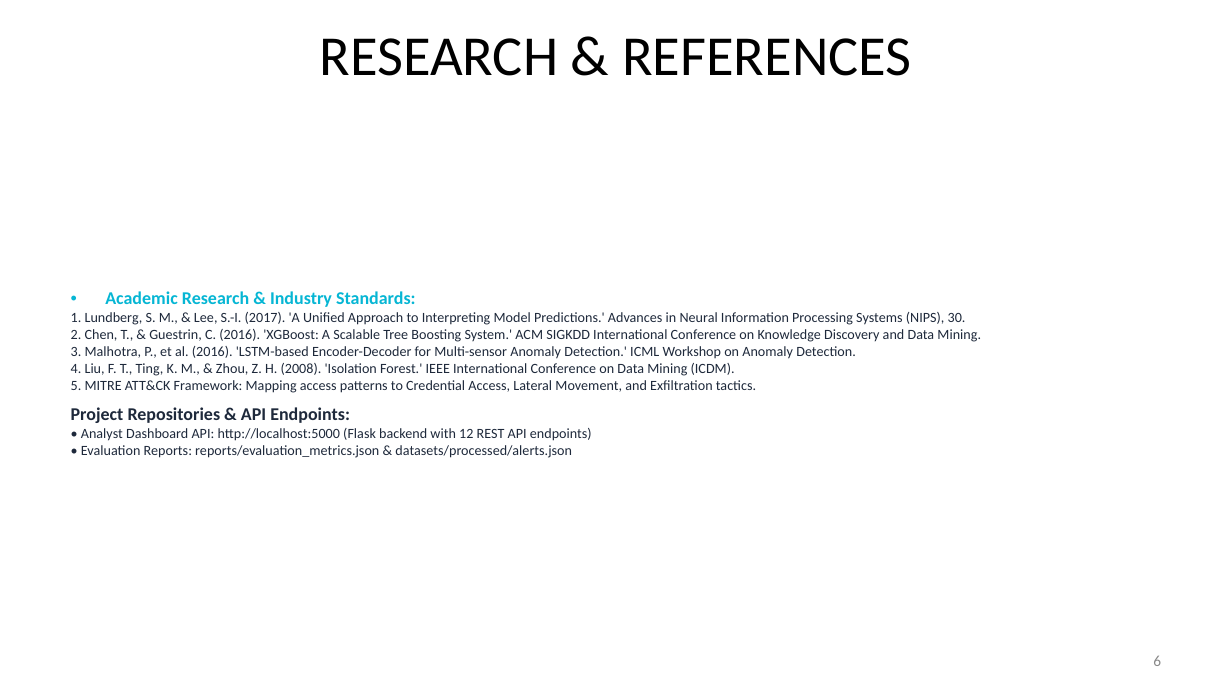
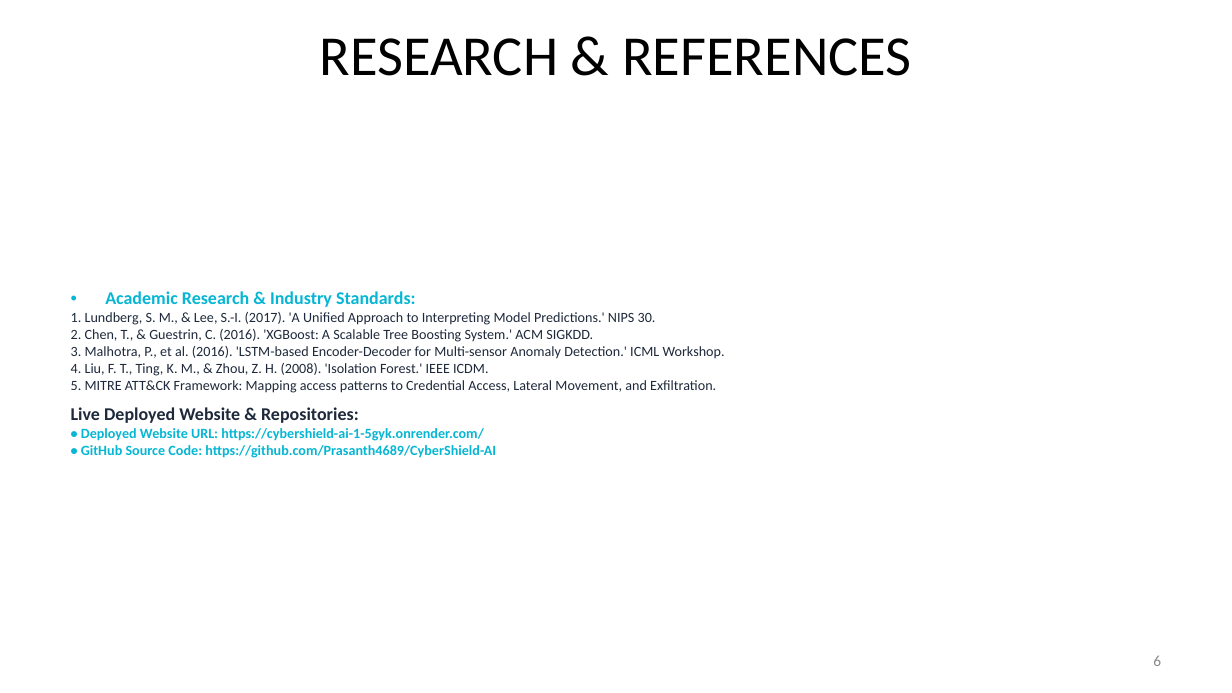
Before and after one commit to Prasanth4689/CyberShield-AI, a slide deck: slide 6 of CyberShield_AI_Idea_Submission.pptx. Drawn at 1232x693 pixels with LibreOffice and Linux fonts; fonts in the diff are those of the drawing. Boxes give left, top, right and bottom in pixels: in the first picture for what was removed or moved away, otherwise in the second. Text is boxed around its words. In the diff, an @@ line names an element or a change of style, - is before the commit and + after.

Commit message:
Update Solution Report and Source Code Docs to high-quality Chrome PDF exports with executive Inter typography, badges, and deployed Render website URL

```diff
--- a/CyberShield_AI_Idea_Submission.pptx
+++ b/CyberShield_AI_Idea_Submission.pptx
@@ text at (71, 312, 725, 458): text changed @@
-1. Lundberg, S. M., & Lee, S.-I. (2017). 'A Unified Approach to Interpreting Model Predictions.' Advances in Neural Information Processing Systems (NIPS), 30.
-2. Chen, T., & Guestrin, C. (2016). 'XGBoost: A Scalable Tree Boosting System.' ACM SIGKDD International Conference on Knowledge Discovery and Data Mining.
-3. Malhotra, P., et al. (2016). 'LSTM-based Encoder-Decoder for Multi-sensor Anomaly Detection.' ICML Workshop on Anomaly Detection.
-4. Liu, F. T., Ting, K. M., & Zhou, Z. H. (2008). 'Isolation Forest.' IEEE International Conference on Data Mining (ICDM).
-5. MITRE ATT&CK Framework: Mapping access patterns to Credential Access, Lateral Movement, and Exfiltration tactics.
-Project Repositories & API Endpoints:
-• Analyst Dashboard API: http://localhost:5000 (Flask backend with 12 REST API endpoints)
-• Evaluation Reports: reports/evaluation_metrics.json & datasets/processed/alerts.json
+1. Lundberg, S. M., & Lee, S.-I. (2017). 'A Unified Approach to Interpreting Model Predictions.' NIPS 30.
+2. Chen, T., & Guestrin, C. (2016). 'XGBoost: A Scalable Tree Boosting System.' ACM SIGKDD.
+3. Malhotra, P., et al. (2016). 'LSTM-based Encoder-Decoder for Multi-sensor Anomaly Detection.' ICML Workshop.
+4. Liu, F. T., Ting, K. M., & Zhou, Z. H. (2008). 'Isolation Forest.' IEEE ICDM.
+5. MITRE ATT&CK Framework: Mapping access patterns to Credential Access, Lateral Movement, and Exfiltration.
+Live Deployed Website & Repositories:
+• Deployed Website URL: https://cybershield-ai-1-5gyk.onrender.com/
+• GitHub Source Code: https://github.com/Prasanth4689/CyberShield-AI
```
Also in this commit, not shown: 5 other slides changed, 5 other files.
